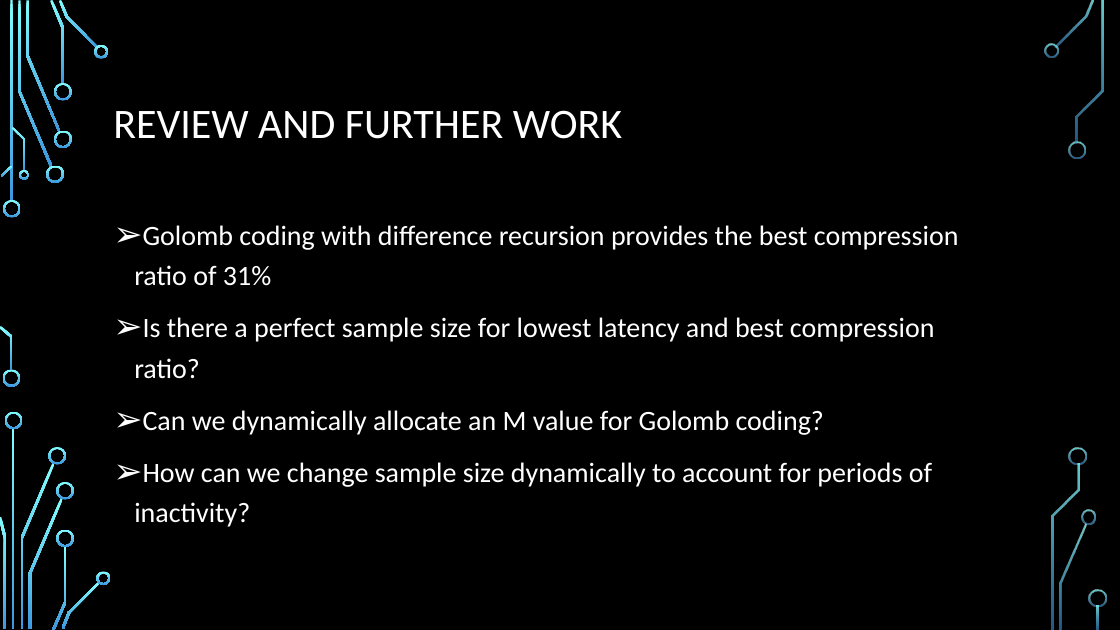
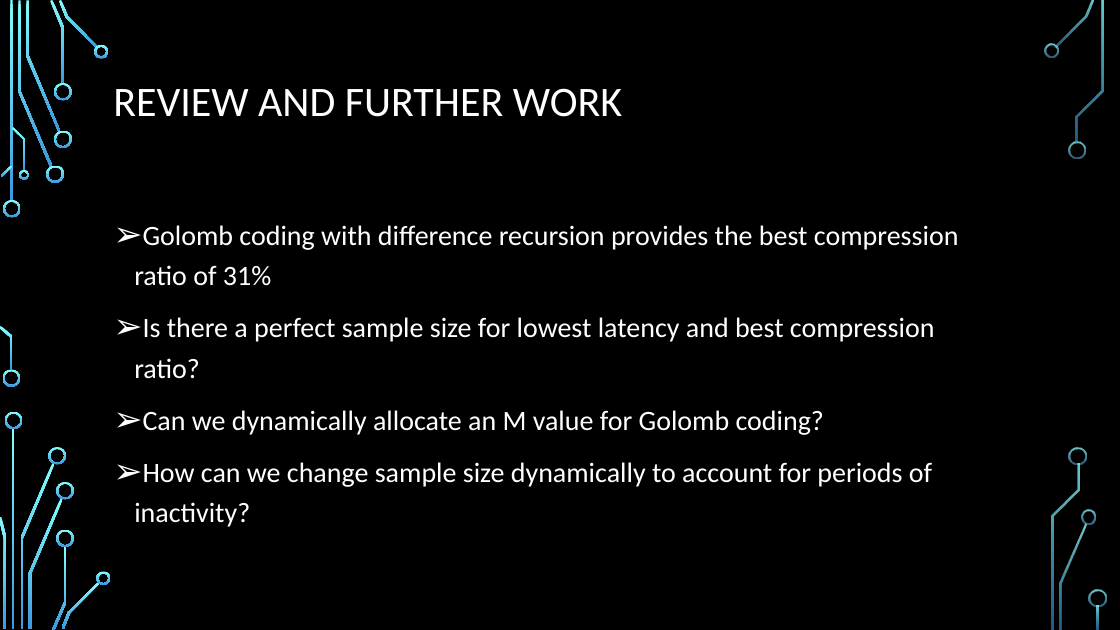
Before and after one commit to parth2480/data_compression, a slide deck: slide 7 of Parth viva presentation.pptx (slide 6 before the commit). Drawn at 1120x630 pixels with LibreOffice and Linux fonts; fonts in the diff are those of the drawing; background and template pictures are left out. Boxes give left, top, right and bottom in pixels: in the first picture for what was removed or moved away, otherwise in the second. Text is boxed around its words. In the diff, an @@ line names an element or a change of style, - is before the commit and + after.

```diff
--- a/Parth viva presentation.pptx
+++ b/Parth viva presentation.pptx
@@ title "REVIEW AND FURTHER WORK": place and size @@
-title "REVIEW AND FURTHER WORK" at [113,110,622,139]
+title "REVIEW AND FURTHER WORK" at [113,88,622,117]
```
Also in this commit, not shown: 3 other slides changed, 1 slide added.
